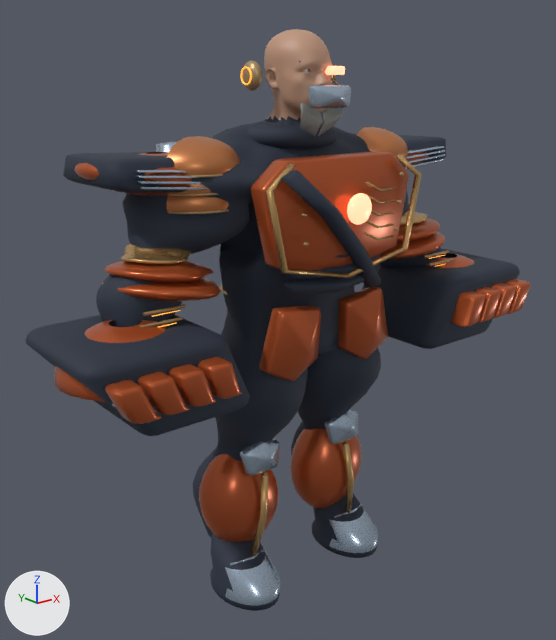
Two versions of the FBX model Assets/Alterverse/Resources/AuthoredHeroes/Rook.fbx, one commit apart.
Both versions are drawn from a 50 mm lens placed at (-1.585, -1.936, 1.713), pointed at (-0.049, -0.016, 0.945). The lights are fixed; the arrows at lower left show +X, +Y and +Z. The older version comes first. Vertices at exactly the same position are counted once.

Names of what the first picture shows: 'DF_Anatomy', 'DF_GauntletL', 'DF_GauntletR'.
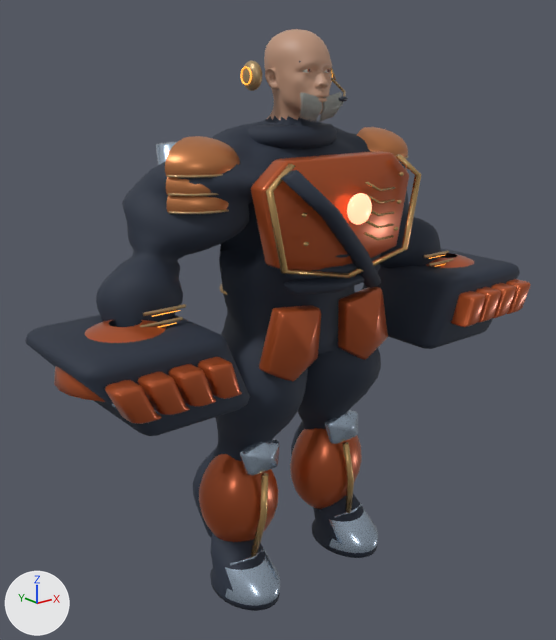
Location of each change, [x1, y1, x2, y2] in pixels of the pictures (556 x 640 px; the box of a moved part takes in the faces that stretch with it):
'DF_Anatomy', reshaped (8% narrower)
    before: [63, 29, 454, 611]
    after: [96, 29, 454, 611]
part 1 of me_df_anatomy, moved or reshaped
    before: [314, 112, 322, 136]
    after: [315, 97, 322, 122]
part 2 of me_df_anatomy, moved or reshaped
    before: [308, 108, 315, 133]
    after: [311, 96, 319, 121]
part 3 of me_df_anatomy, moved or reshaped
    before: [306, 107, 313, 132]
    after: [310, 96, 317, 121]
part 4 of me_df_anatomy, moved or reshaped
    before: [313, 111, 320, 136]
    after: [308, 95, 315, 121]
part 5 of me_df_anatomy, moved or reshaped
    before: [318, 111, 327, 136]
    after: [319, 97, 327, 122]
part 6 of me_df_anatomy, moved or reshaped
    before: [323, 108, 332, 133]
    after: [322, 96, 331, 121]
part 7 of me_df_anatomy, moved or reshaped
    before: [325, 108, 334, 132]
    after: [323, 96, 333, 121]
part 8 of me_df_anatomy, moved or reshaped
    before: [326, 108, 336, 131]
    after: [325, 95, 335, 120]
part 9 of me_df_anatomy, deleted
    before: [104, 66, 445, 283]
part 10 of me_df_anatomy, cut back (mostly hidden afterwards)
    before: [63, 152, 221, 311]
    after: [154, 304, 185, 311]
part 11 of me_df_anatomy, cut back (mostly hidden afterwards)
    before: [380, 135, 446, 259]
    after: [424, 251, 445, 257]
part 12 of me_df_anatomy, moved or reshaped
    before: [300, 103, 343, 135]
    after: [300, 92, 344, 122]

The edits, one by one:
me_df_anatomy is used by ob_df_anatomy; location (0.0, 0.0, 0.0).
me_df_anatomy had 25204 vertices, 29446 faces and spanned x -0.69..0.69, y -0.36..0.28, z 0.02..1.86.
me_df_anatomy now has 21204 vertices, 25624 faces and spans x -0.69..0.69, y -0.36..0.28, z 0.02..1.86.
me_df_anatomy part 1: the loose piece of 21 vertices spanning x -0.02..0.0, y -0.17..-0.14, z 1.55..1.62 is moved by (0.0, 0.0, 0.04).
me_df_anatomy part 2: the loose piece of 21 vertices spanning x -0.05..-0.03, y -0.17..-0.14, z 1.56..1.63 is moved by (0.01, 0.0, 0.03).
me_df_anatomy part 3: the loose piece of 21 vertices spanning x -0.05..-0.04, y -0.17..-0.14, z 1.56..1.63 is moved by (0.01, 0.0, 0.03).
me_df_anatomy part 4: the loose piece of 21 vertices spanning x -0.02..-0.01, y -0.17..-0.14, z 1.55..1.62 is moved by (-0.02, 0.0, 0.04).
me_df_anatomy part 5: the loose piece of 21 vertices spanning x 0.0..0.02, y -0.17..-0.14, z 1.55..1.62 is moved by (0.0, 0.0, 0.04).
me_df_anatomy part 6: the loose piece of 21 vertices spanning x 0.02..0.04, y -0.17..-0.14, z 1.56..1.63 is moved by (-0.01, 0.0, 0.04).
me_df_anatomy part 7: the loose piece of 21 vertices spanning x 0.03..0.04, y -0.17..-0.14, z 1.56..1.63 is moved by (-0.01, 0.0, 0.03).
me_df_anatomy part 8: the loose piece of 21 vertices spanning x 0.04..0.05, y -0.17..-0.14, z 1.56..1.63 is moved by (-0.01, 0.0, 0.03).
me_df_anatomy part 9: 12 loose pieces with 2048 vertices, spanning x -0.66..0.66, y -0.24..0.1, z 1.15..1.75, are deleted.
me_df_anatomy part 10: 6 vertices moved within x -0.5..-0.35, y -0.16..-0.01, z 1.12..1.5; 976 vertices removed from x -0.69..-0.3, y -0.22..0.23, z 1.1..1.52.
me_df_anatomy part 11: 5 vertices moved within x 0.35..0.5, y -0.16..-0.01, z 1.12..1.5; 976 vertices removed from x 0.3..0.69, y -0.22..0.23, z 1.1..1.52.
me_df_anatomy part 12: 15 vertices moved within x -0.06..0.08, y -0.17..-0.16, z 1.63..1.65; 232 vertices removed from x -0.08..0.08, y -0.17..-0.14, z 1.55..1.64; 232 vertices added at x -0.08..0.08, y -0.17..-0.14, z 1.59..1.68.
